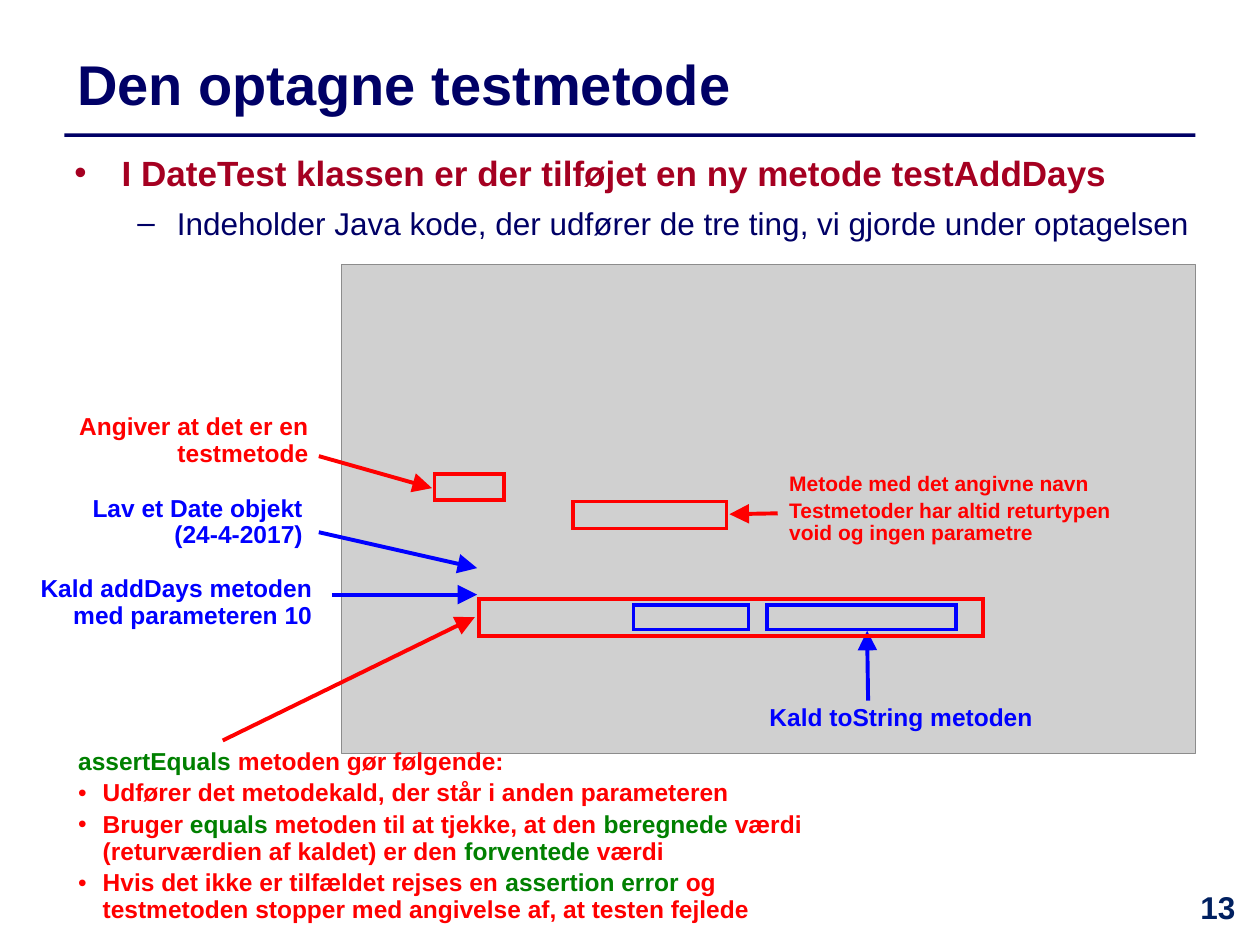
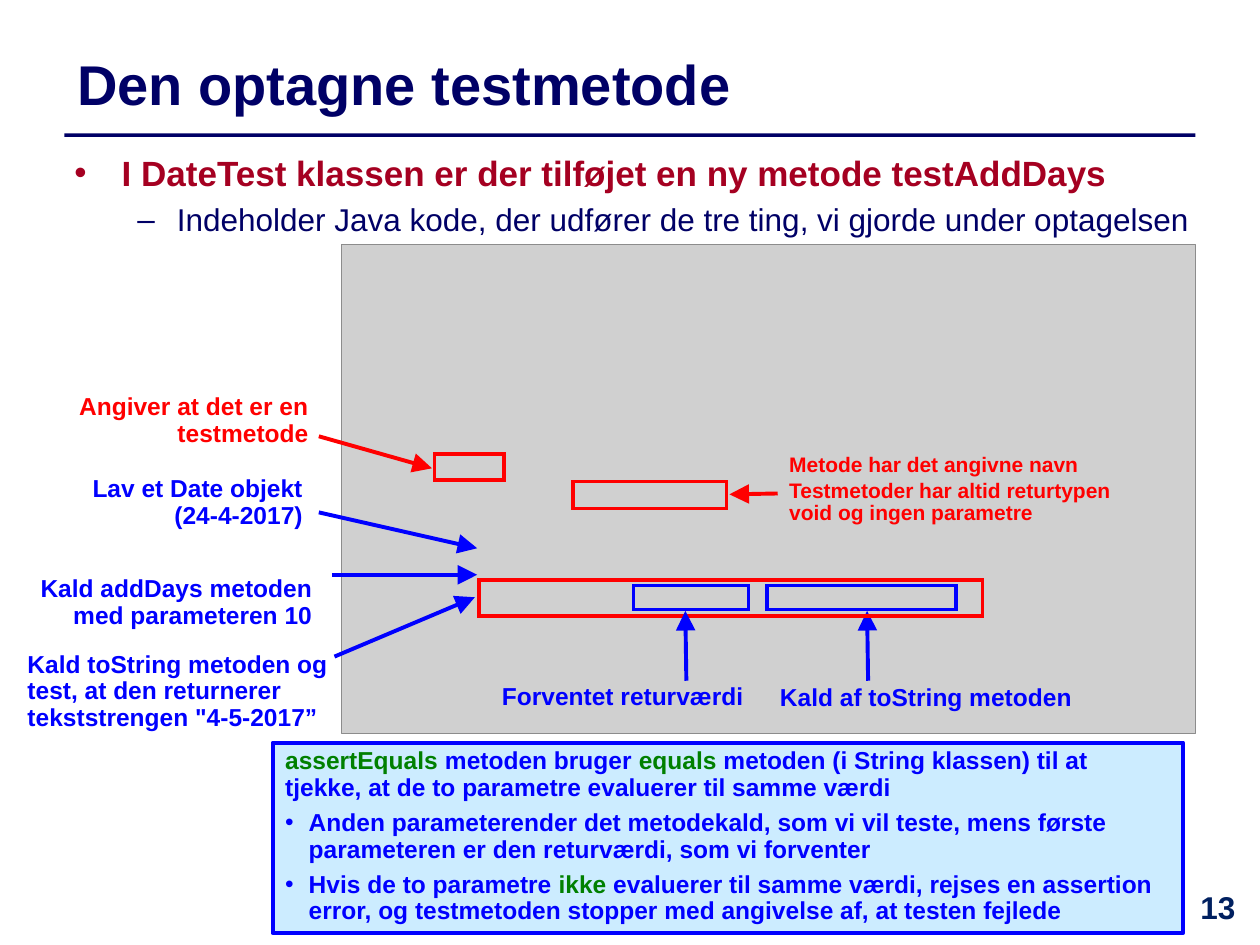
Before and after one commit to IntProgAU/Materiale, a slide deck: slide 13 of web/e21/uge_10/Slides-Uge10.pptx. Drawn at 1260x945 pixels with LibreOffice and Linux fonts; fonts in the diff are those of the drawing; grey boxes stand for pictures. Boxes give left, top, right and bottom in pixels: in the first picture for what was removed or moved away, otherwise in the second. Text is boxed around its words. In the diff, an @@ line names an element or a change of style, - is before the commit and + after.

```diff
--- a/web/e21/uge_10/Slides-Uge10.pptx
+++ b/web/e21/uge_10/Slides-Uge10.pptx
@@ text at bbox=[177, 208, 1188, 237]: less space between paragraphs @@
@@ text at bbox=[789, 456, 1078, 476]: text changed @@
-Metode med det angivne navn
+Metode har det angivne navn
@@ 5 rectangles, 5 arrows, 3 texts, 1 picture: place and size @@
-5 rectangles, 5 arrows, 3 texts, 1 picture at bbox=[79, 265, 1196, 753]
+5 rectangles, 5 arrows, 3 texts, 1 picture at bbox=[79, 244, 1196, 733]
@@ arrow moved from (223, 741) - (475, 617) to (334, 656) - (475, 597) @@
@@ arrow (334, 656) - (475, 597): stroke #FF0000 2.25 pt to #0000FF 2.25 pt @@
@@ arrow added from (687, 680) to (685, 611), #0000FF 2.25 pt @@
@@ text at bbox=[27, 655, 327, 731]: text changed; text colour #FF0000 to #0000FF @@
-assertEquals metoden gør følgende:
-• Udfører det metodekald, der står i anden parameteren
-• Bruger equals metoden til at tjekke, at den beregnede værdi (returværdien af kaldet) er den forventede værdi
-• Hvis det ikke er tilfældet rejses en assertion error og testmetoden stopper med angivelse af, at testen fejlede
+Kald toString metoden og
+test, at den returnerer
+tekststrengen "4-5-2017”
@@ text added at bbox=[502, 687, 743, 706], 14 pt, text #0000FF, bold @@
+Forventet returværdi
@@ text at bbox=[780, 688, 1071, 711]: text changed @@
-Kald toString metoden
+Kald af toString metoden
@@ rectangle added at bbox=[273, 742, 1183, 932], fill #CCECFF, outline #0000FF 2.25 pt, 14 pt, text #0000FF, bold @@
+assertEquals metoden bruger equals metoden (i String klassen) til at tjekke, at de to parametre evaluerer til samme værdi
+• Anden parameterender det metodekald, som vi vil teste, mens første parameteren er den returværdi, som vi forventer
+• Hvis de to parametre ikke evaluerer til samme værdi, rejses en assertion error, og testmetoden stopper med angivelse af, at testen fejlede
```
Also in this commit, not shown: 11 other slides changed, 1 other file.
